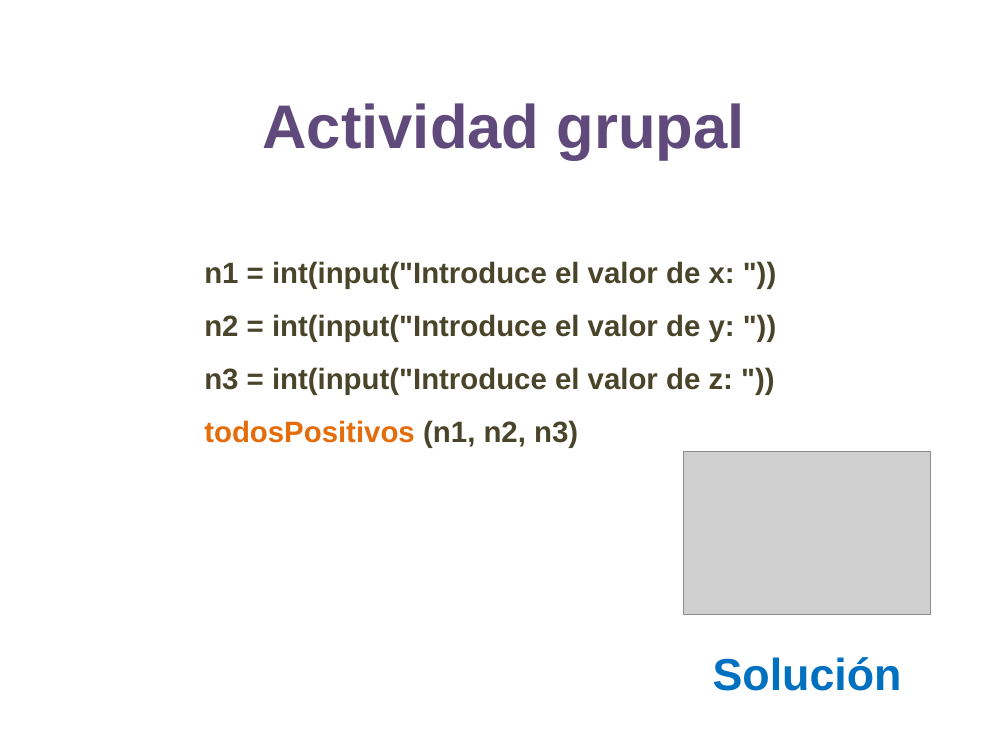
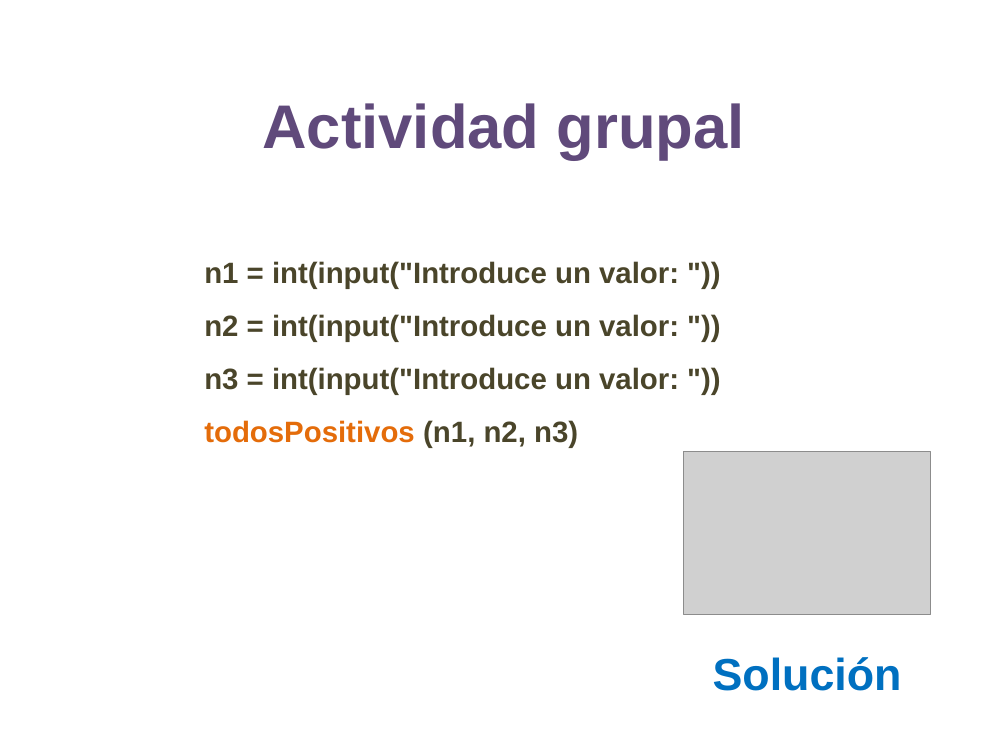
Before and after one commit to lizetheP/PensamientoC, a slide deck: slide 19 of calendario/documentos/5_Funciones.pptx. Drawn at 1008x756 pixels with LibreOffice and Linux fonts; fonts in the diff are those of the drawing; grey boxes stand for pictures. Boxes give left, top, right and bottom in pixels: in the first picture for what was removed or moved away, otherwise in the second. Text is boxed around its words. In the diff, an @@ line names an element or a change of style, - is before the commit and + after.

```diff
--- a/calendario/documentos/5_Funciones.pptx
+++ b/calendario/documentos/5_Funciones.pptx
@@ text at (204, 261, 679, 395): text changed @@
-n1 = int(input("Introduce el valor de x: "))
-n2 = int(input("Introduce el valor de y: "))
-n3 = int(input("Introduce el valor de z: "))
+n1 = int(input("Introduce un valor: "))
+n2 = int(input("Introduce un valor: "))
+n3 = int(input("Introduce un valor: "))
```
Also in this commit, not shown: 6 other slides changed, 4 other files.
